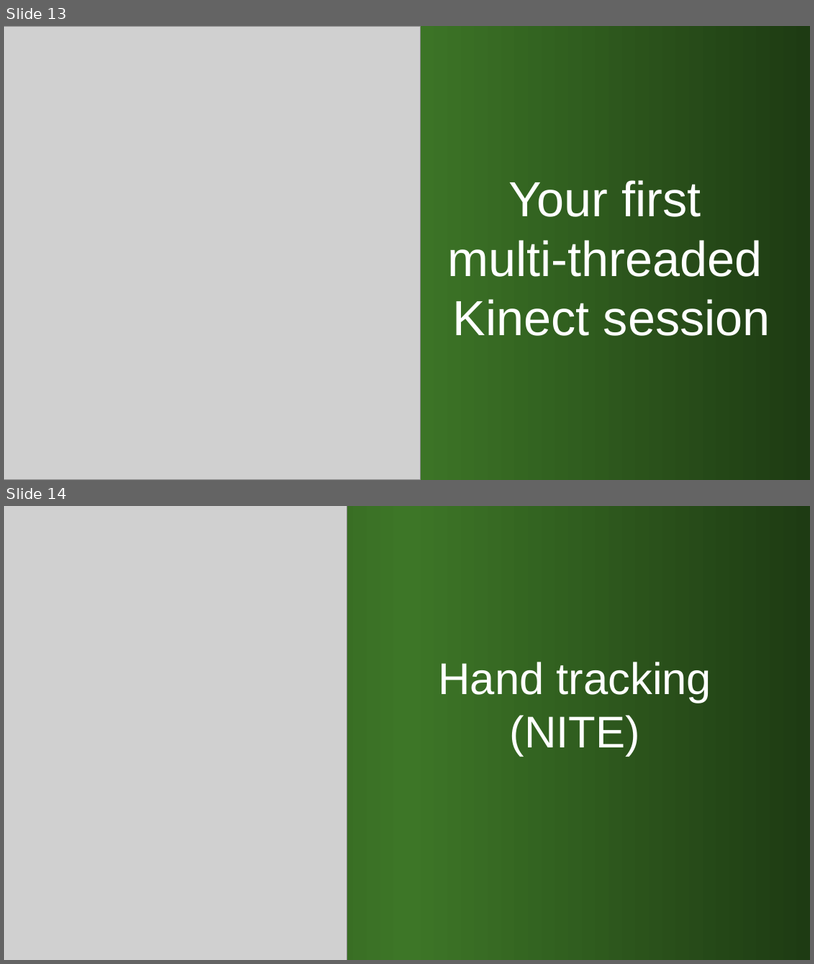
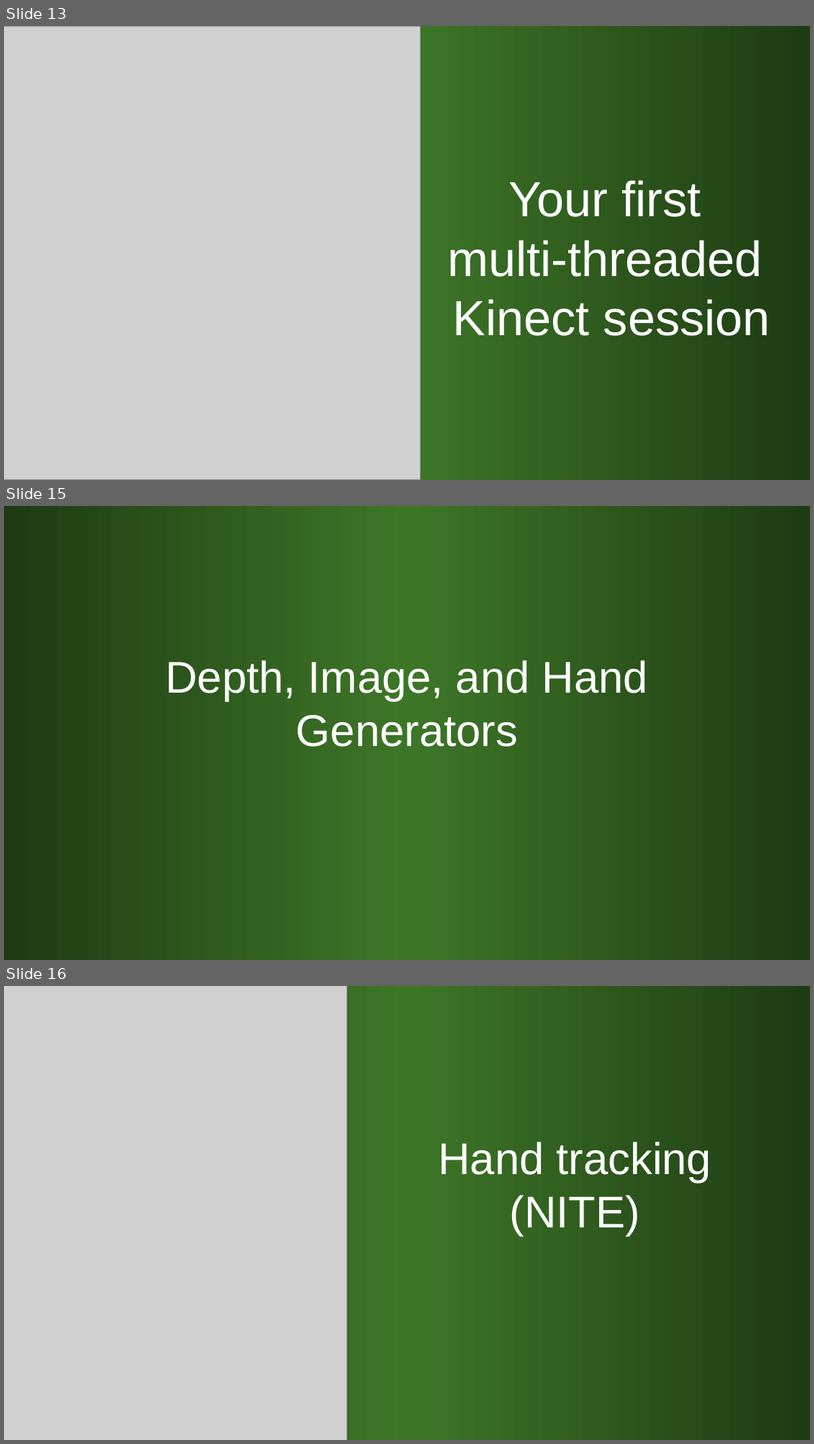
Before and after one commit to kindohm/kinect-nite-dev, a slide deck: slides/KinectDev.pptx. Shown one above the other, each under a label of ours: slides 13 and 14 before the commit, slides 13, 15 and 16 after it; the slides between them are not shown. The pictures are 814x964 and 814x1444 pixels, drawn with LibreOffice and Linux fonts; fonts in the diff are those of the drawing; grey boxes stand for pictures. Boxes give left, top, right and bottom in pixels: in the first picture for what was removed or moved away, otherwise in the second. Text is boxed around its words. In the diff, an @@ line names an element or a change of style, - is before the commit and + after.

Commit message:
ppt change

```diff
--- a/slides/KinectDev.pptx
+++ b/slides/KinectDev.pptx
@@ slide 15 added at <box>4,506,810,960</box>, background gradient #1E3B13 to #3D7627 @@
@@ title added at <box>165,660,648,746</box>, 39.6 pt, text #FFFFFF @@
+Depth, Image, and Hand Generators
@@ what was slide 14 is now slide 16 @@
```
Also in this commit, not shown: 1 other slide added.
